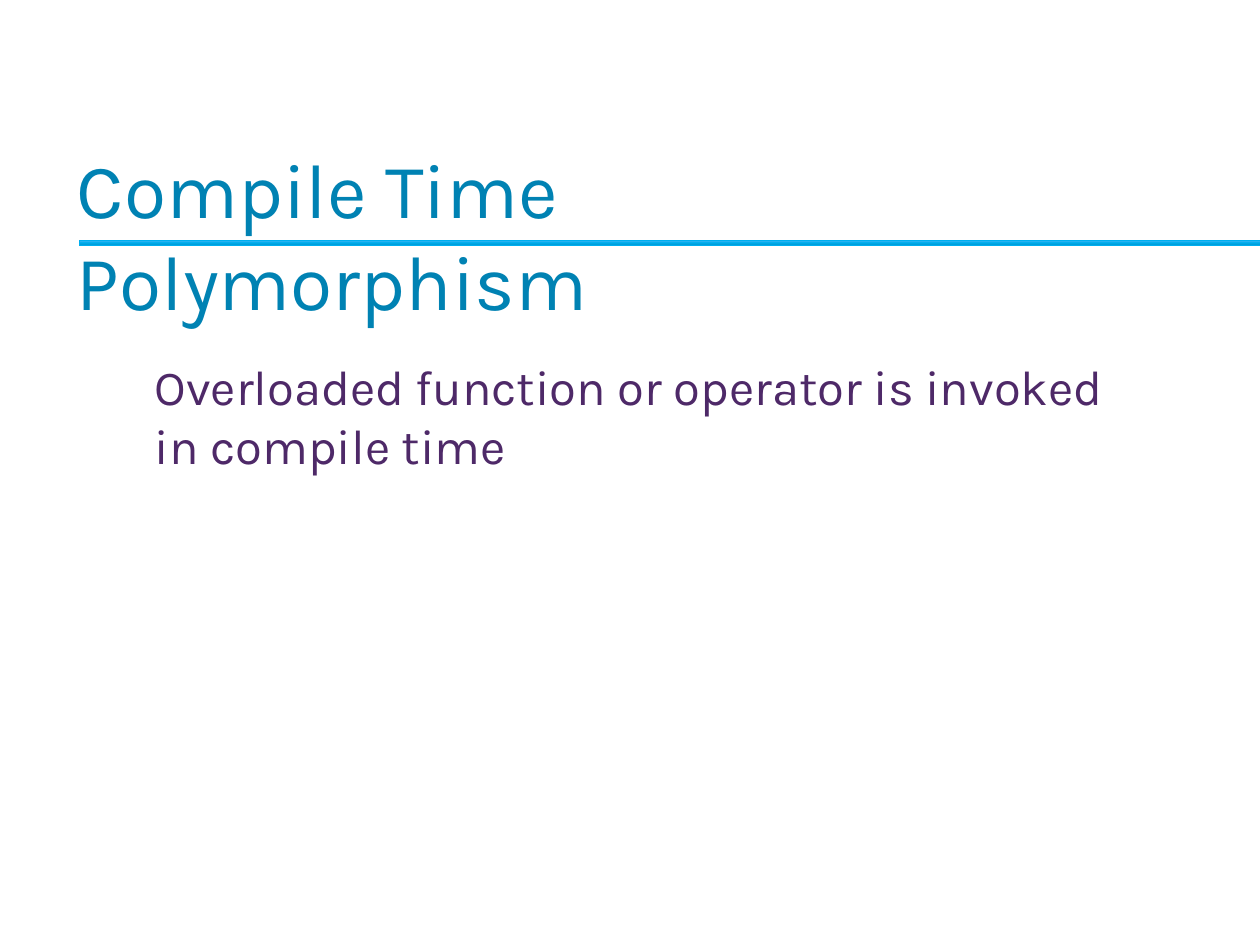
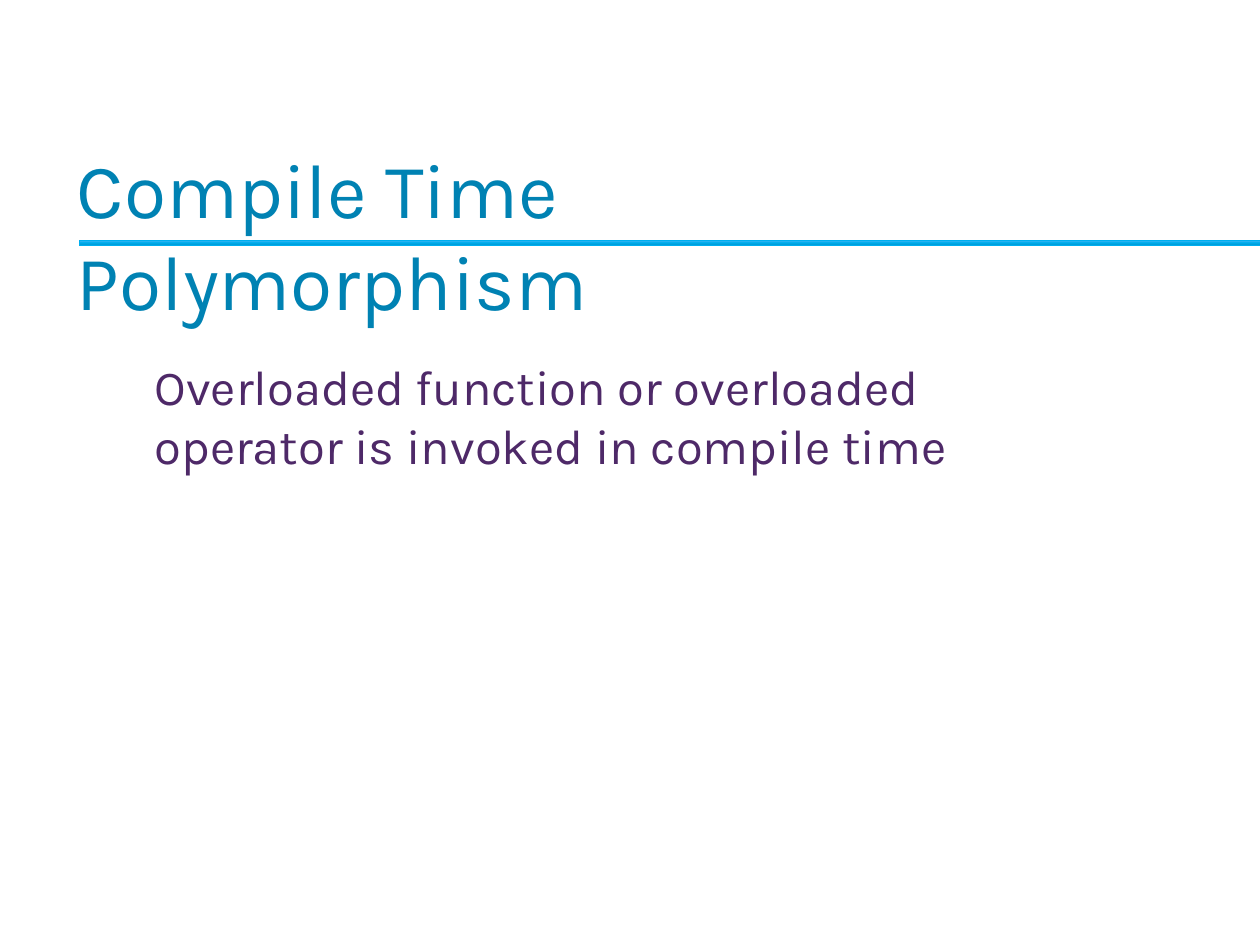
Before and after one commit to Imran4424/C-Plus-Plus-Object-Oriented, a slide deck: slide 11 of OOP.pptx. Drawn at 1260x945 pixels with LibreOffice and Linux fonts; fonts in the diff are those of the drawing; background and template pictures are left out. Boxes give left, top, right and bottom in pixels: in the first picture for what was removed or moved away, otherwise in the second. Text is boxed around its words. In the diff, an @@ line names an element or a change of style, - is before the commit and + after.

Commit message:
oop slide

```diff
--- a/OOP.pptx
+++ b/OOP.pptx
@@ text at <box>155,371,946,476</box>: text changed @@
-Overloaded function or operator is invoked in compile time
+Overloaded function or overloaded operator is invoked in compile time
```
